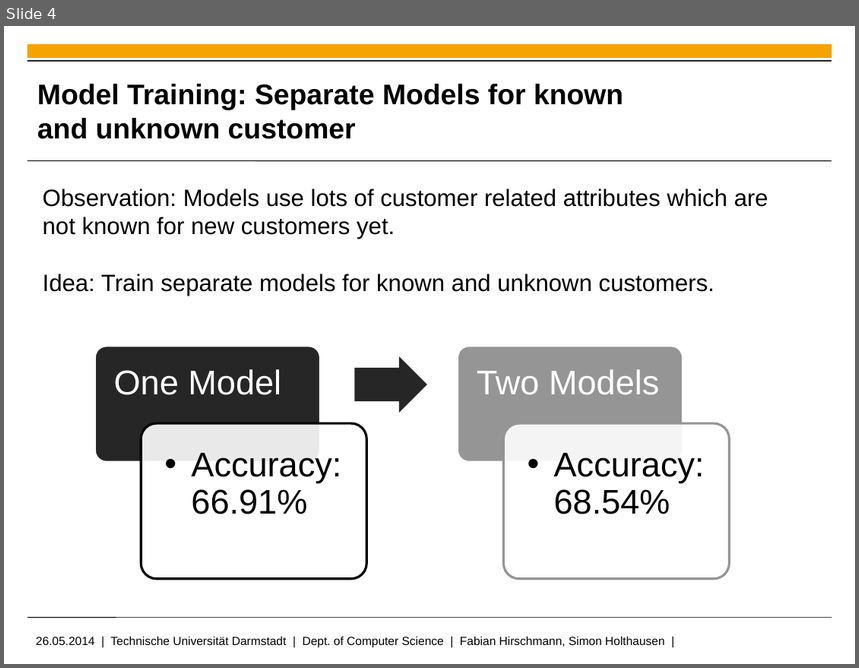
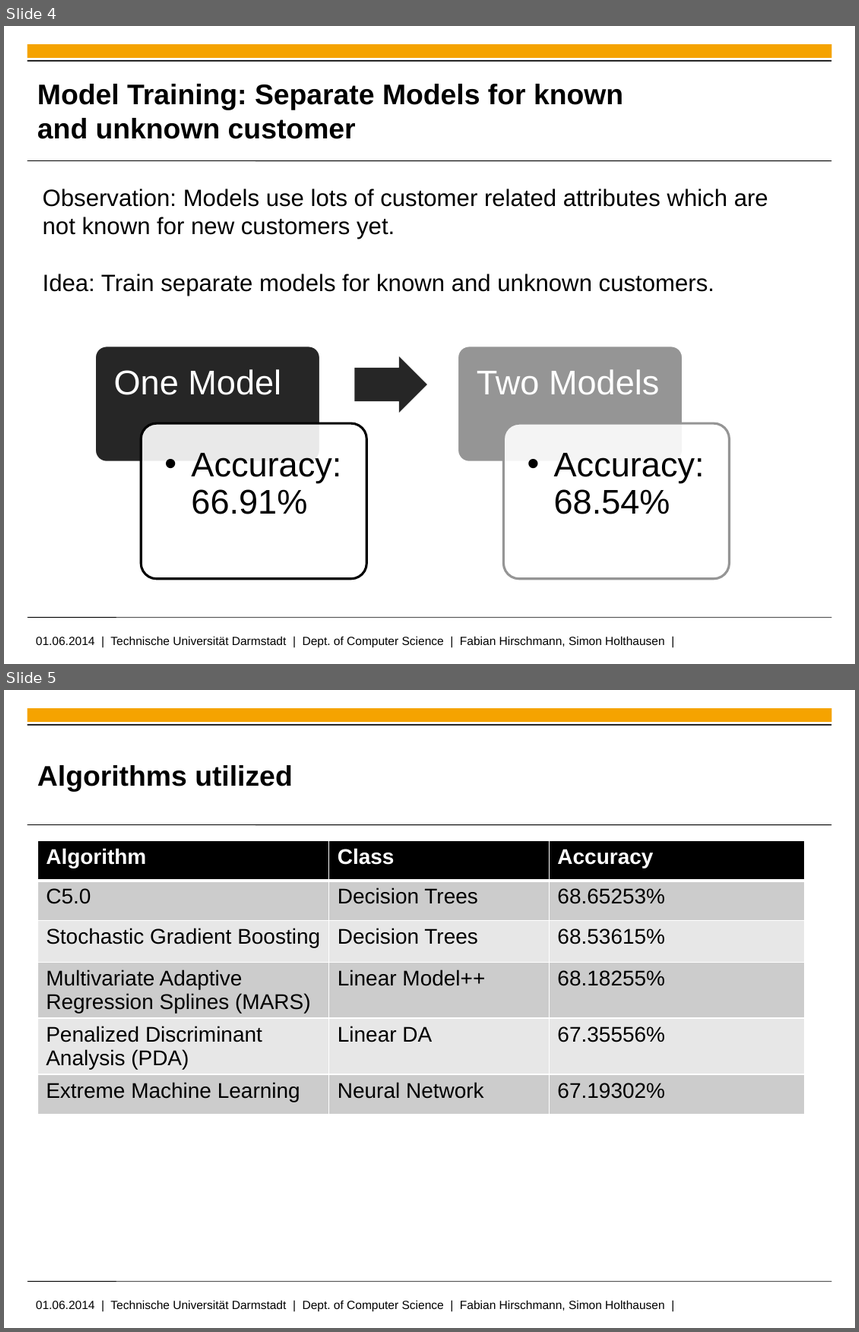
Before and after one commit to fhirschmann/ml_dmc2014, a slide deck: doc/pres-prudsys.pptx. Shown one above the other, each under a label of ours: slide 4 before the commit, slides 4 and 5 after it. The pictures are 859x668 and 859x1332 pixels, drawn with LibreOffice and Linux fonts; fonts in the diff are those of the drawing; background and template pictures are left out. Boxes give left, top, right and bottom in pixels: in the first picture for what was removed or moved away, otherwise in the second. Text is boxed around its words. In the diff, an @@ line names an element or a change of style, - is before the commit and + after.

```diff
--- a/doc/pres-prudsys.pptx
+++ b/doc/pres-prudsys.pptx
@@ slide 5 added at box(4, 690, 855, 1328), background #FFFFFF; not listed: 5 template elements that a slide beside it also shows @@
@@ title added at box(37, 765, 293, 791), 24 pt, text #000000, bold @@
+Algorithms utilized
@@ table added at box(37, 840, 805, 1122), 6 rows, 3 columns @@
+Algorithm | Class | Accuracy
+C5.0 | Decision Trees | 68.65253%
+Stochastic Gradient Boosting | Decision Trees | 68.53615%
+Multivariate Adaptive Regression Splines (MARS) | Linear Model++ | 68.18255%
+Penalized Discriminant Analysis (PDA) | Linear DA | 67.35556%
+Extreme Machine Learning | Neural Network | 67.19302%
@@ slide 4 changed as well @@
@@ text at box(36, 636, 664, 648): text changed @@
-26.05.2014 | Technische Universität Darmstadt | Dept. of Computer Science | Fabian Hirschmann, Simon Holthausen |
+01.06.2014 | Technische Universität Darmstadt | Dept. of Computer Science | Fabian Hirschmann, Simon Holthausen |
```
Also in this commit, not shown: 3 other slides changed, 1 other slide added.
